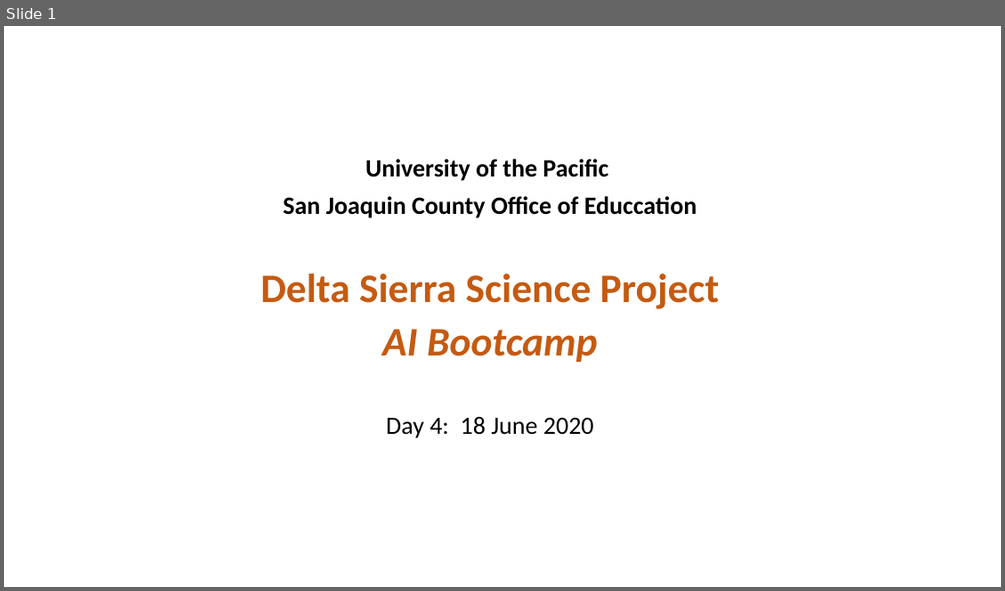
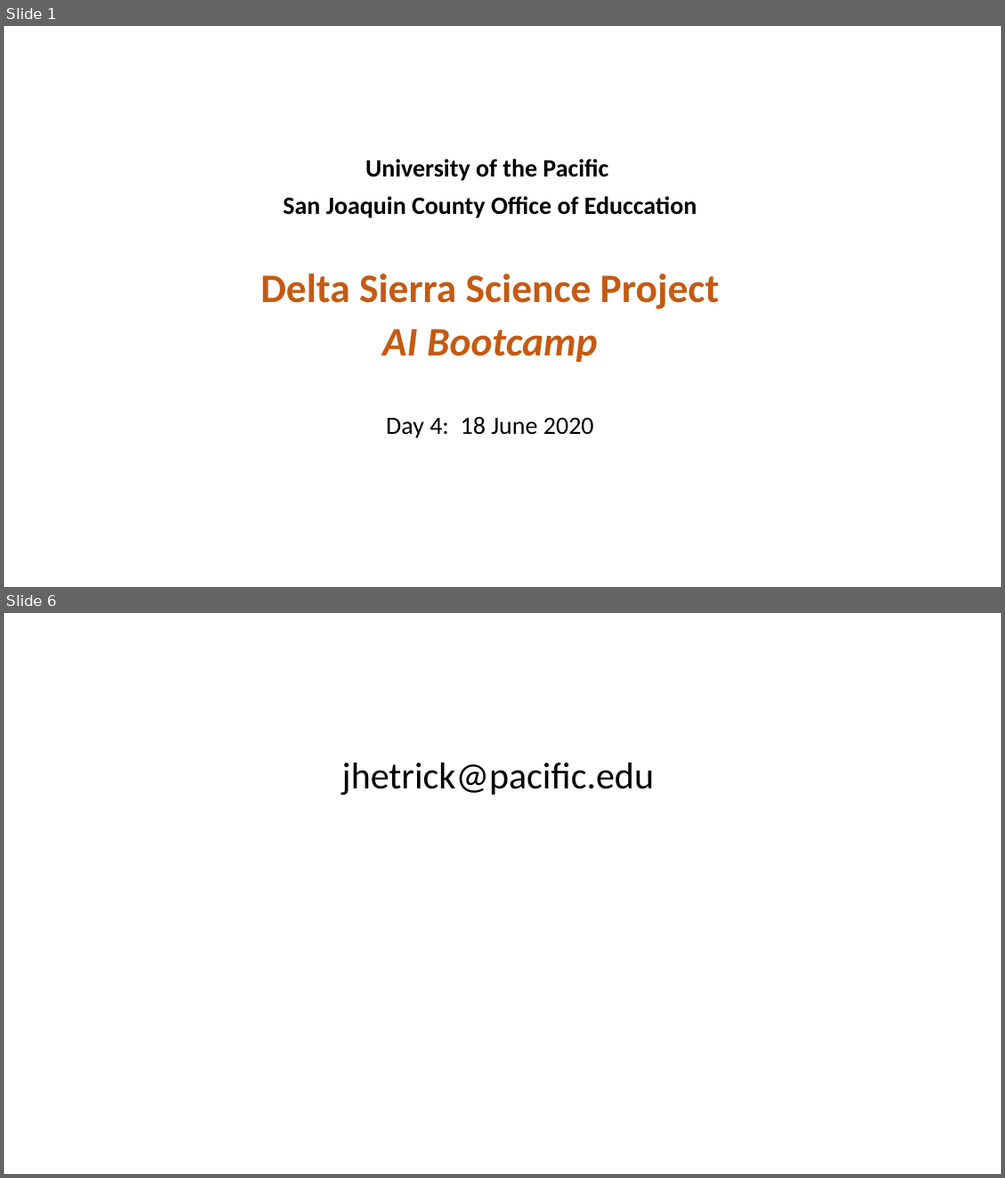
Before and after one commit to jehetrick/DSSP_AI_Institute, a slide deck: Day4.pptx. Shown one above the other, each under a label of ours: slide 1 before the commit, slides 1 and 6 after it; the slides between them are not shown. The pictures are 1005x591 and 1005x1178 pixels, drawn with LibreOffice and Linux fonts; fonts in the diff are those of the drawing. Boxes give left, top, right and bottom in pixels: in the first picture for what was removed or moved away, otherwise in the second. Text is boxed around its words. In the diff, an @@ line names an element or a change of style, - is before the commit and + after.

```diff
--- a/Day4.pptx
+++ b/Day4.pptx
@@ slide 6 added at (x1=4, y1=613, x2=1001, y2=1174), background #FFFFFF @@
@@ text added at (x1=342, y1=763, x2=654, y2=795), 36 pt, text #000000 @@
+jhetrick@pacific.edu
```
Also in this commit, not shown: 1 slide changed, 3 other slides added.
